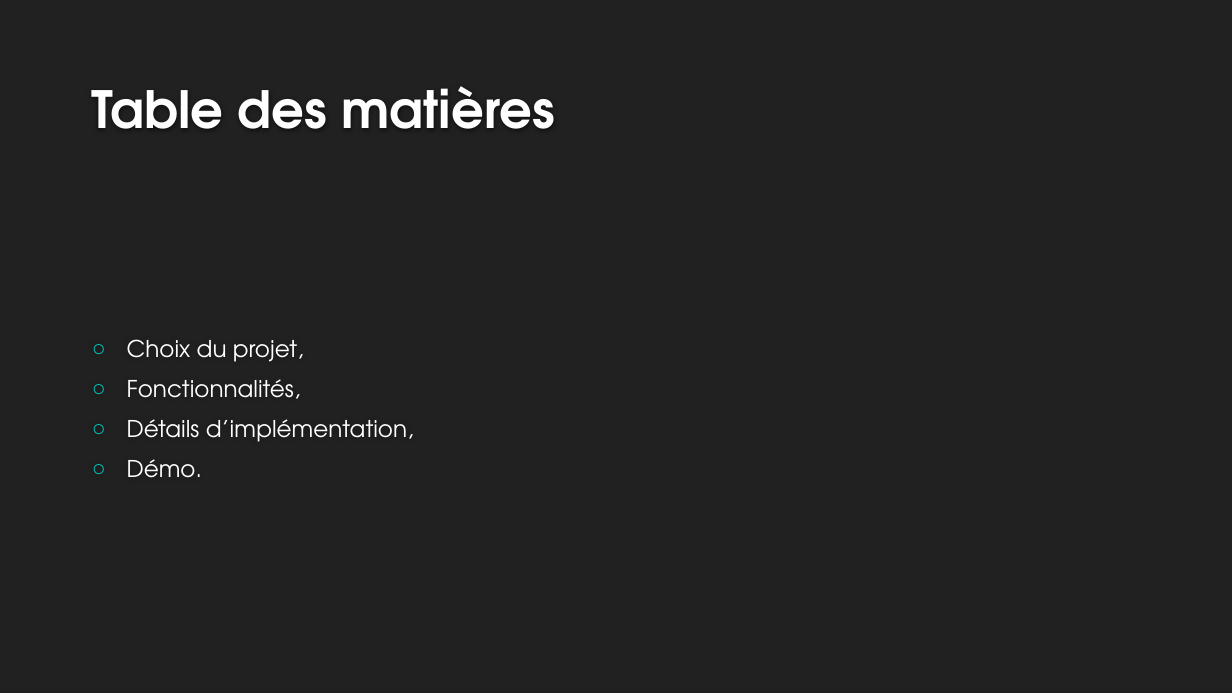
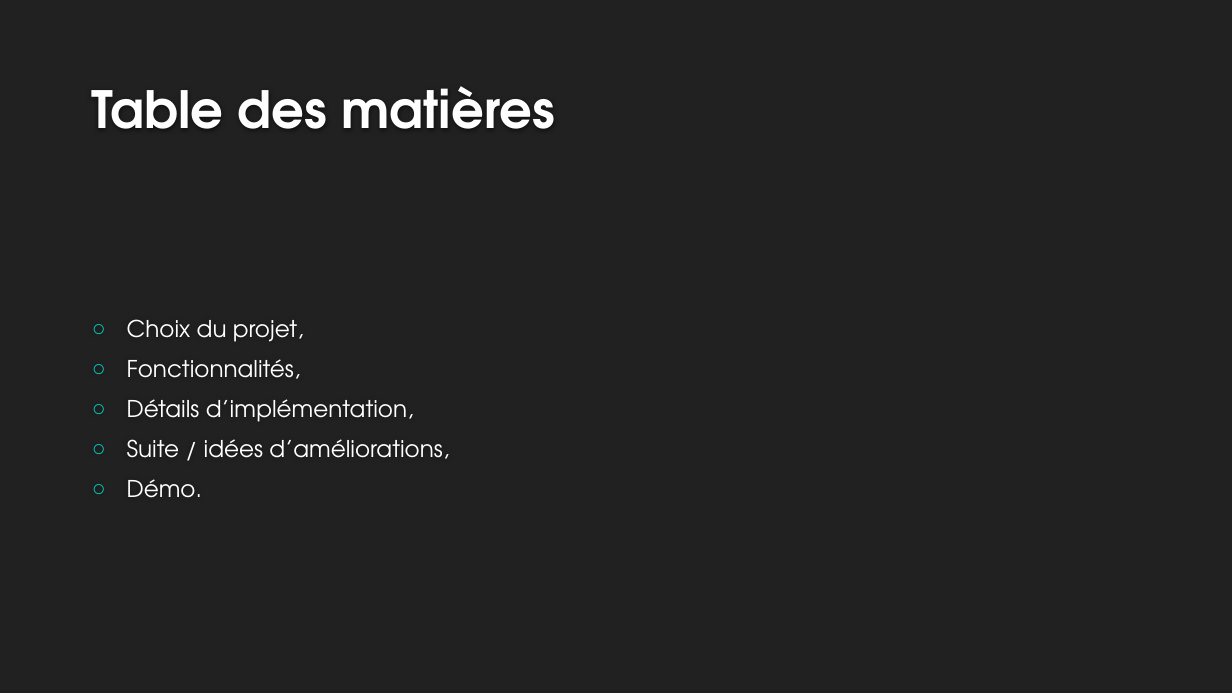
Before and after one commit to SchindlerSimao/cachet, a slide deck: slide 2 of cachet.pptx. Drawn at 1232x693 pixels with LibreOffice and Linux fonts; fonts in the diff are those of the drawing; background and template pictures are left out. Boxes give left, top, right and bottom in pixels: in the first picture for what was removed or moved away, otherwise in the second. Text is boxed around its words. In the diff, an @@ line names an element or a change of style, - is before the commit and + after.

```diff
--- a/cachet.pptx
+++ b/cachet.pptx
@@ text at (127, 439, 449, 459): paragraph added @@
+○ Suite / idées d’améliorations,
```
Also in this commit, not shown: 1 slide added, 5 other files.
